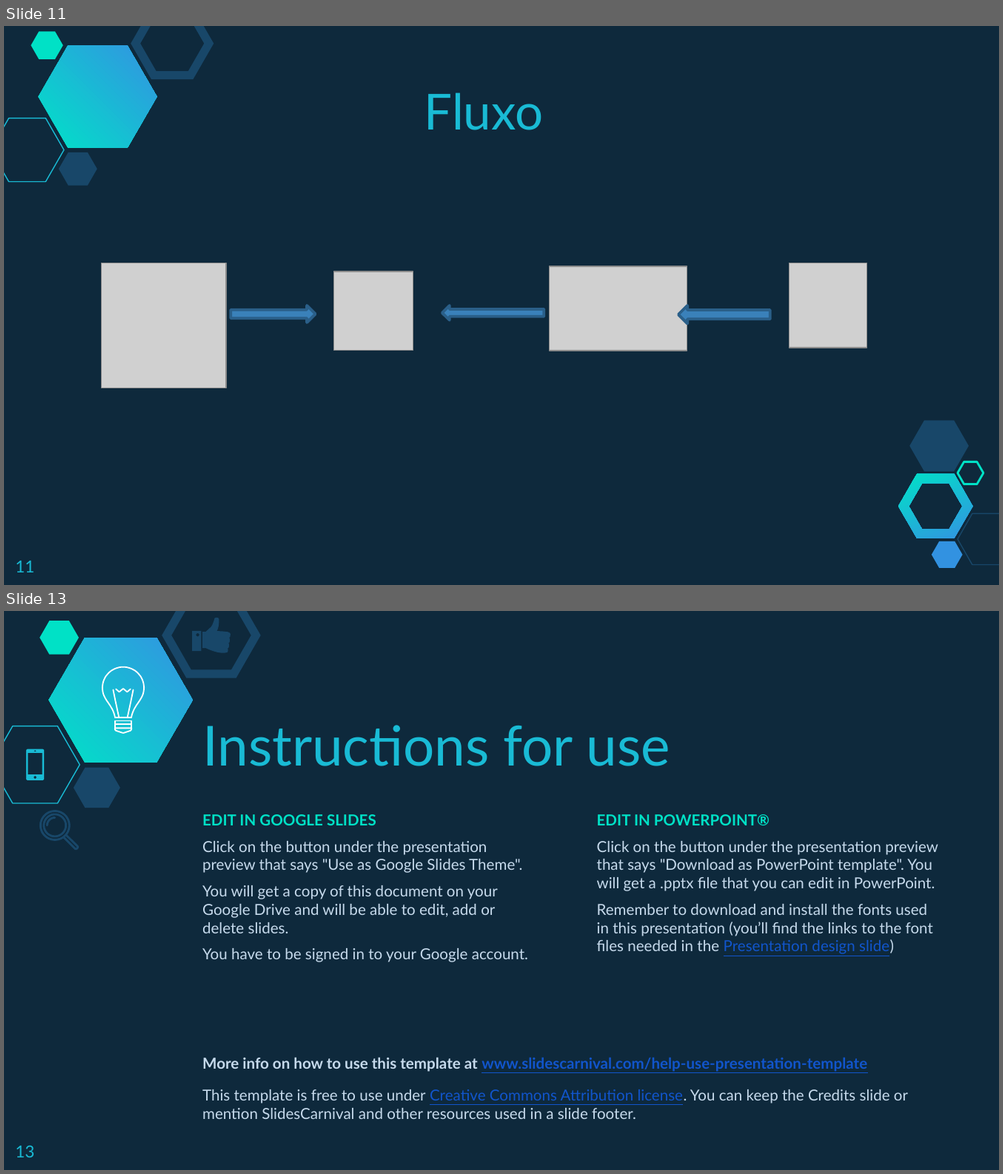
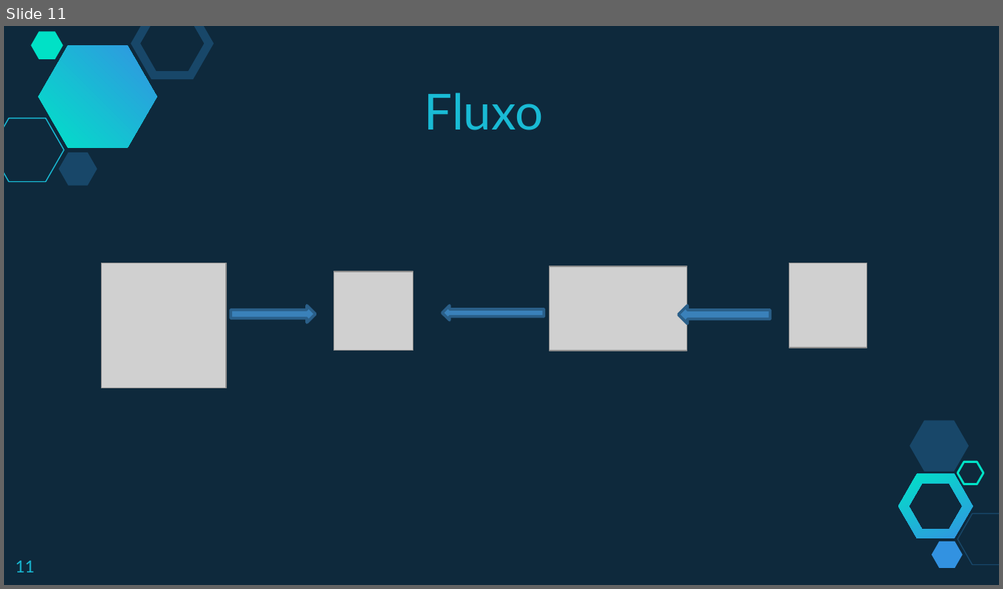
Before and after one commit to fabricioveronez/ImplementandoMetricasHealthcheck, a slide deck: docs/MetricasHealthcheck.pptx. Shown one above the other, each under a label of ours: slides 11 and 13 before the commit, slide 11 after it; the slides between them are not shown. The pictures are 1003x1174 and 1003x589 pixels, drawn with LibreOffice and Linux fonts; fonts in the diff are those of the drawing; grey boxes stand for pictures. Boxes give left, top, right and bottom in pixels: in the first picture for what was removed or moved away, otherwise in the second. Text is boxed around its words. In the diff, an @@ line names an element or a change of style, - is before the commit and + after.

```diff
--- a/docs/MetricasHealthcheck.pptx
+++ b/docs/MetricasHealthcheck.pptx
@@ slide 13 removed at (4,611,999,1170), background #0E293C @@
@@ hexagon removed at (40,621,79,655) @@
@@ hexagon removed at (167,611,256,675) @@
@@ freeform shape removed at (192,631,201,651) @@
@@ freeform shape removed at (202,618,230,654) @@
@@ freeform shape removed at (48,638,193,762) @@
@@ group removed at (102,667,145,733): 8 freeform shapes @@
@@ hexagon removed at (4,726,79,804) @@
@@ title removed at (202,725,670,766) @@
-Instructions for use
@@ freeform shape removed at (26,749,44,780) @@
@@ hexagon removed at (74,767,120,808) @@
@@ text removed at (202,815,528,963) @@
-EDIT IN GOOGLE SLIDES
-Click on the button under the presentation preview that says "Use as Google Slides Theme".
-You will get a copy of this document on your Google Drive and will be able to edit, add or delete slides.
-You have to be signed in to your Google account.
@@ text removed at (597,815,938,954) @@
-EDIT IN POWERPOINT®
-Click on the button under the presentation preview that says "Download as PowerPoint template". You will get a .pptx file that you can edit in PowerPoint.
-Remember to download and install the fonts used in this presentation (you’ll find the links to the font files needed in the Presentation design slide)
@@ group removed at (41,811,77,849): 4 freeform shapes @@
@@ text removed at (202,1057,908,1119) @@
-More info on how to use this template at www.slidescarnival.com/help-use-presentation-template
-This template is free to use under Creative Commons Attribution license. You can keep the Credits slide or mention SlidesCarnival and other resources used in a slide footer.
@@ page number removed at (15,1146,34,1158) @@
-13
```
Also in this commit, not shown: 4 slides changed, 1 slide added, 26 other slides removed.
